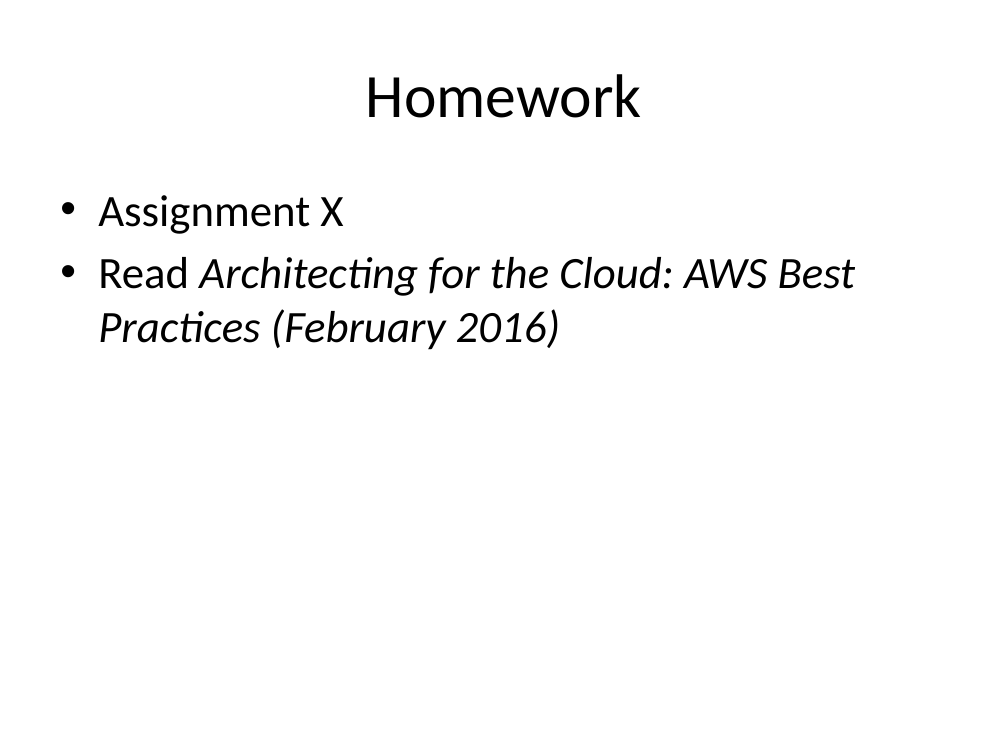
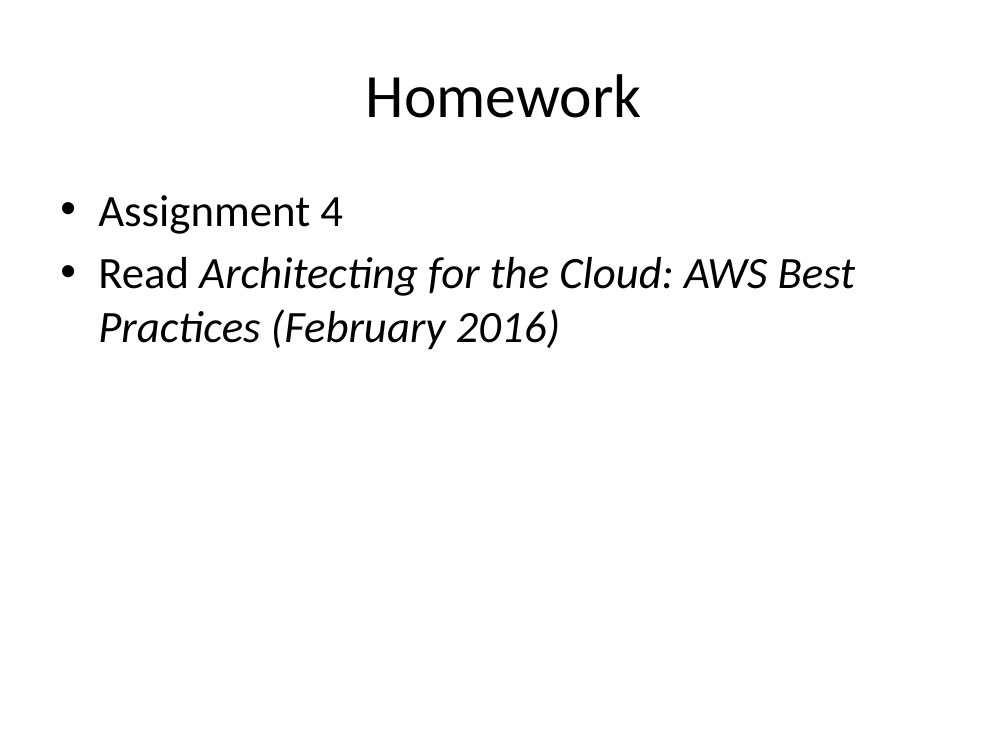
Before and after one commit to jasondbaker/infrastructure-class, a slide deck: slide 46 of infrastructure-week-4.pptx (slide 42 before the commit). Drawn at 1008x756 pixels with LibreOffice and Linux fonts; fonts in the diff are those of the drawing. Boxes give left, top, right and bottom in pixels: in the first picture for what was removed or moved away, otherwise in the second. Text is boxed around its words. In the diff, an @@ line names an element or a change of style, - is before the commit and + after.

```diff
--- a/infrastructure-week-4.pptx
+++ b/infrastructure-week-4.pptx
@@ text at [98, 195, 343, 234]: text changed @@
-• Assignment X
+• Assignment 4
```
Also in this commit, not shown: 1 other slide changed, 4 slides added, 1 other file.
